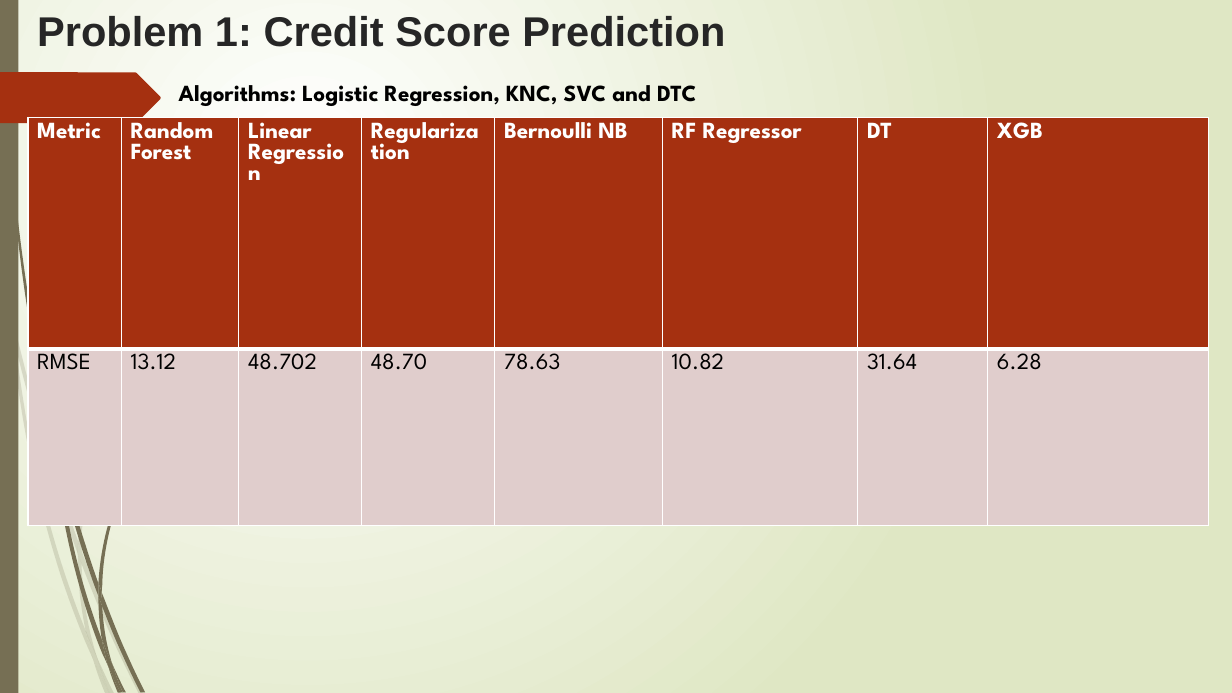
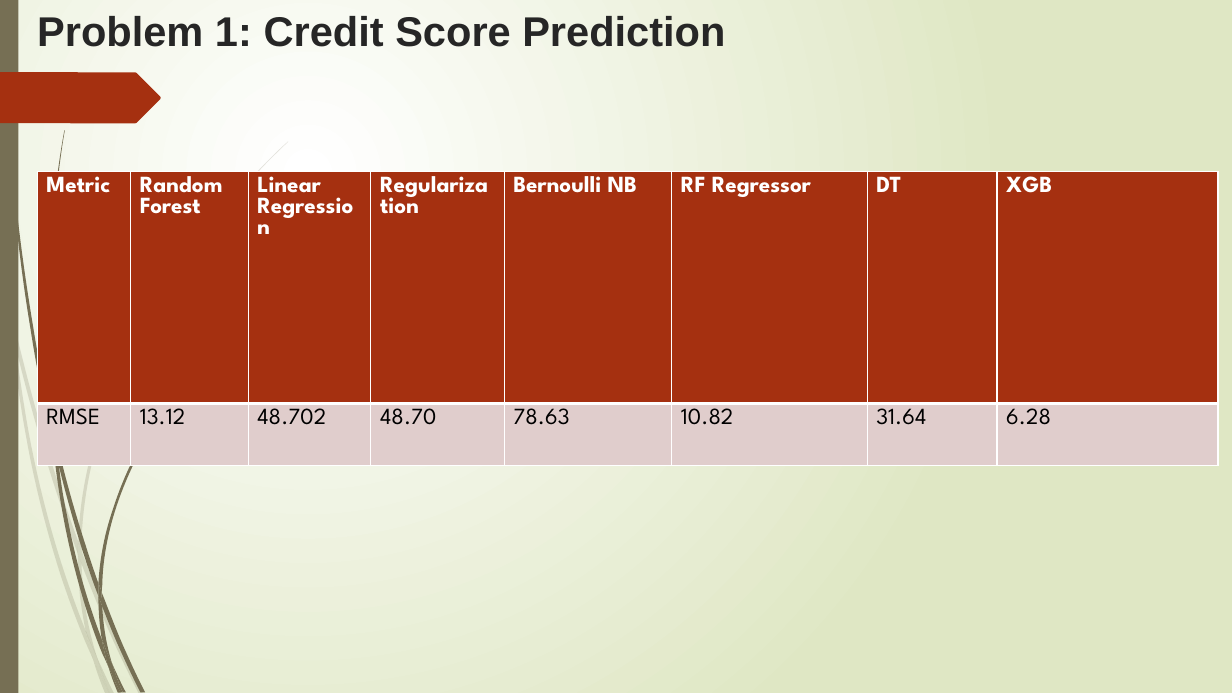
Before and after one commit to venkatbilla2008/Hackathon, a slide deck: slide 2 of Hackathon – 15-Sep-2019.pptx. Drawn at 1232x693 pixels with LibreOffice and Linux fonts; fonts in the diff are those of the drawing. Boxes give left, top, right and bottom in pixels: in the first picture for what was removed or moved away, otherwise in the second. Text is boxed around its words. In the diff, an @@ line names an element or a change of style, - is before the commit and + after.

```diff
--- a/Hackathon – 15-Sep-2019.pptx
+++ b/Hackathon – 15-Sep-2019.pptx
@@ text removed at (179, 85, 696, 106) @@
-Algorithms: Logistic Regression, KNC, SVC and DTC
@@ table: place and size @@
-table at (28, 117, 1208, 525)
+table at (37, 172, 1217, 467)
```
